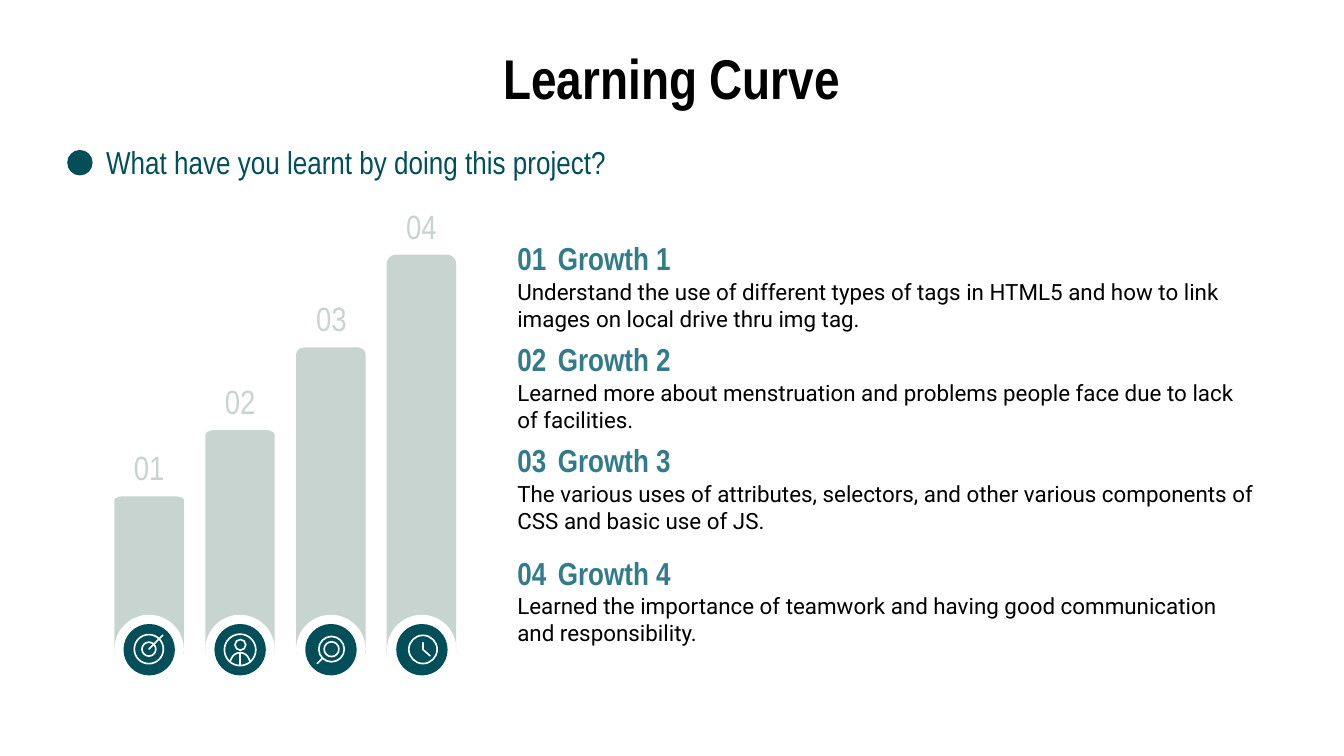
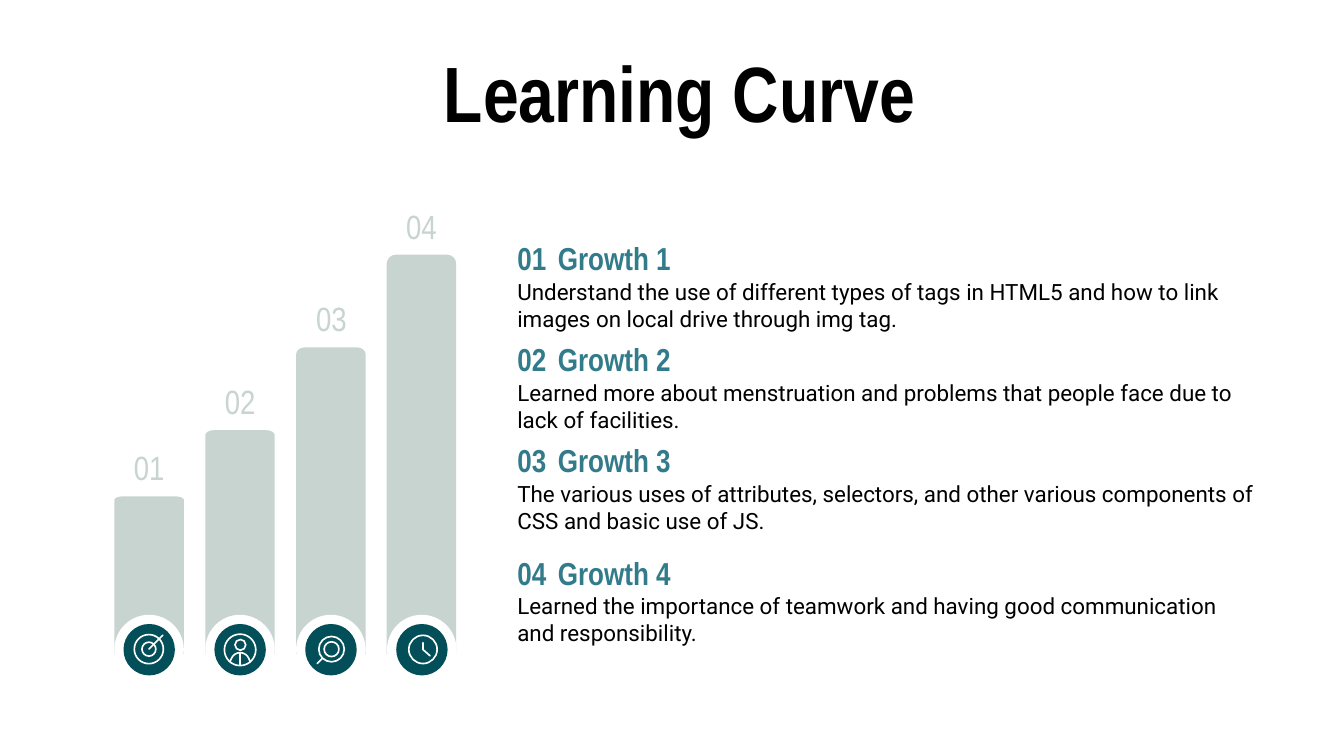
Before and after one commit to sandesh3568/Care4U-MSVG.github.io, a slide deck: slide 15 of Team MSVG.pptx (slide 11 before the commit). Drawn at 1344x756 pixels with LibreOffice and Linux fonts; fonts in the diff are those of the drawing. Boxes give left, top, right and bottom in pixels: in the first picture for what was removed or moved away, otherwise in the second. Text is boxed around its words. In the diff, an @@ line names an element or a change of style, - is before the commit and + after.

```diff
--- a/Team MSVG.pptx
+++ b/Team MSVG.pptx
@@ title "Learning Curve" at bbox=[444, 65, 915, 137]: size 30 to 42 pt @@
@@ freeform shape removed at bbox=[67, 151, 93, 176] @@
@@ text removed at bbox=[106, 151, 606, 180] @@
-What have you learnt by doing this project?
@@ text at bbox=[517, 283, 1219, 332]: text changed @@
-Understand the use of different types of tags in HTML5 and how to link images on local drive thru img tag.
+Understand the use of different types of tags in HTML5 and how to link images on local drive through img tag.
@@ text at bbox=[517, 384, 1232, 429]: text changed @@
-Learned more about menstruation and problems people face due to lack of facilities.
+Learned more about menstruation and problems that people face due to lack of facilities.
```
Also in this commit, not shown: 4 other slides changed, 6 slides added, 2 slides removed, 40 other files.
